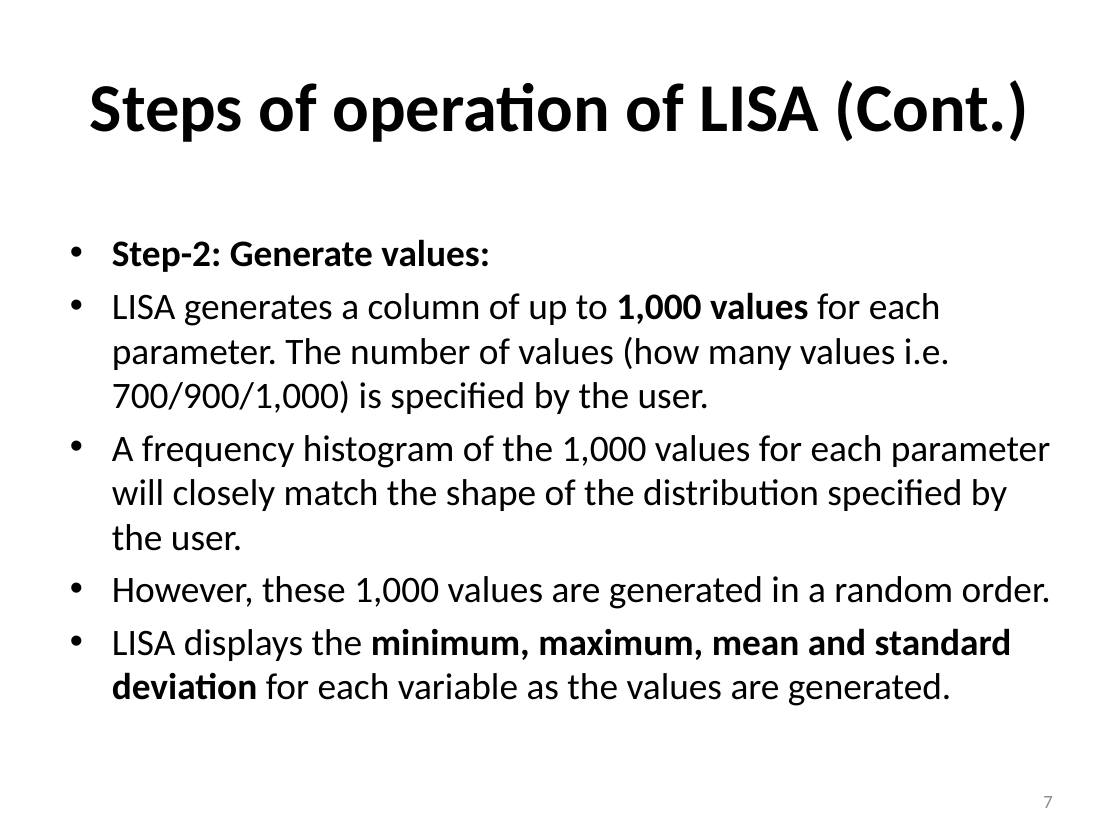
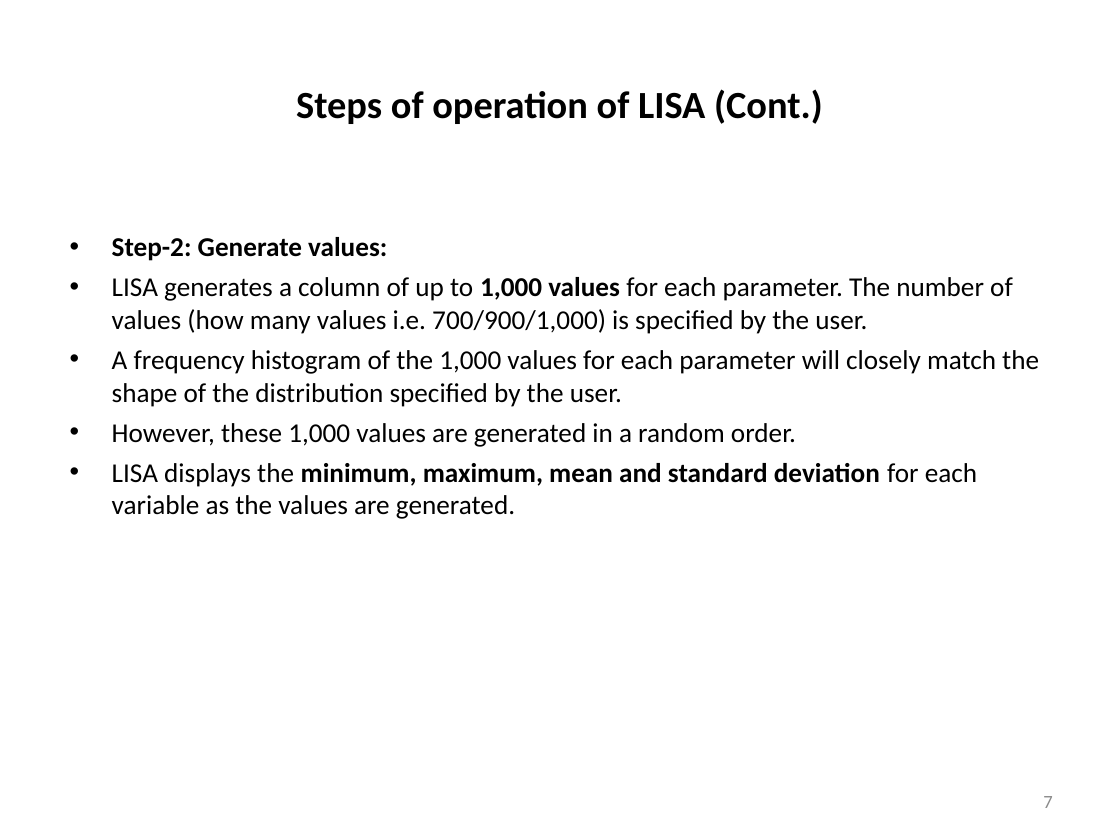
Before and after one commit to itstheholyginger/WSU-suction-based-LISA, a slide deck: slide 7 of LISA.pptx. Drawn at 1120x840 pixels with LibreOffice and Linux fonts; fonts in the diff are those of the drawing. Boxes give left, top, right and bottom in pixels: in the first picture for what was removed or moved away, otherwise in the second. Text is boxed around its words. In the diff, an @@ line names an element or a change of style, - is before the commit and + after.

```diff
--- a/LISA.pptx
+++ b/LISA.pptx
@@ text "Steps of operation of LISA ..." at bbox=[296, 89, 823, 124]: size 44 to 24.6 pt @@
@@ text "Step-2: Generate values:" at bbox=[112, 237, 1039, 519]: size 24 to 17.5 pt; indent changed @@
```
Also in this commit, not shown: 14 other slides changed, 21 other files.
